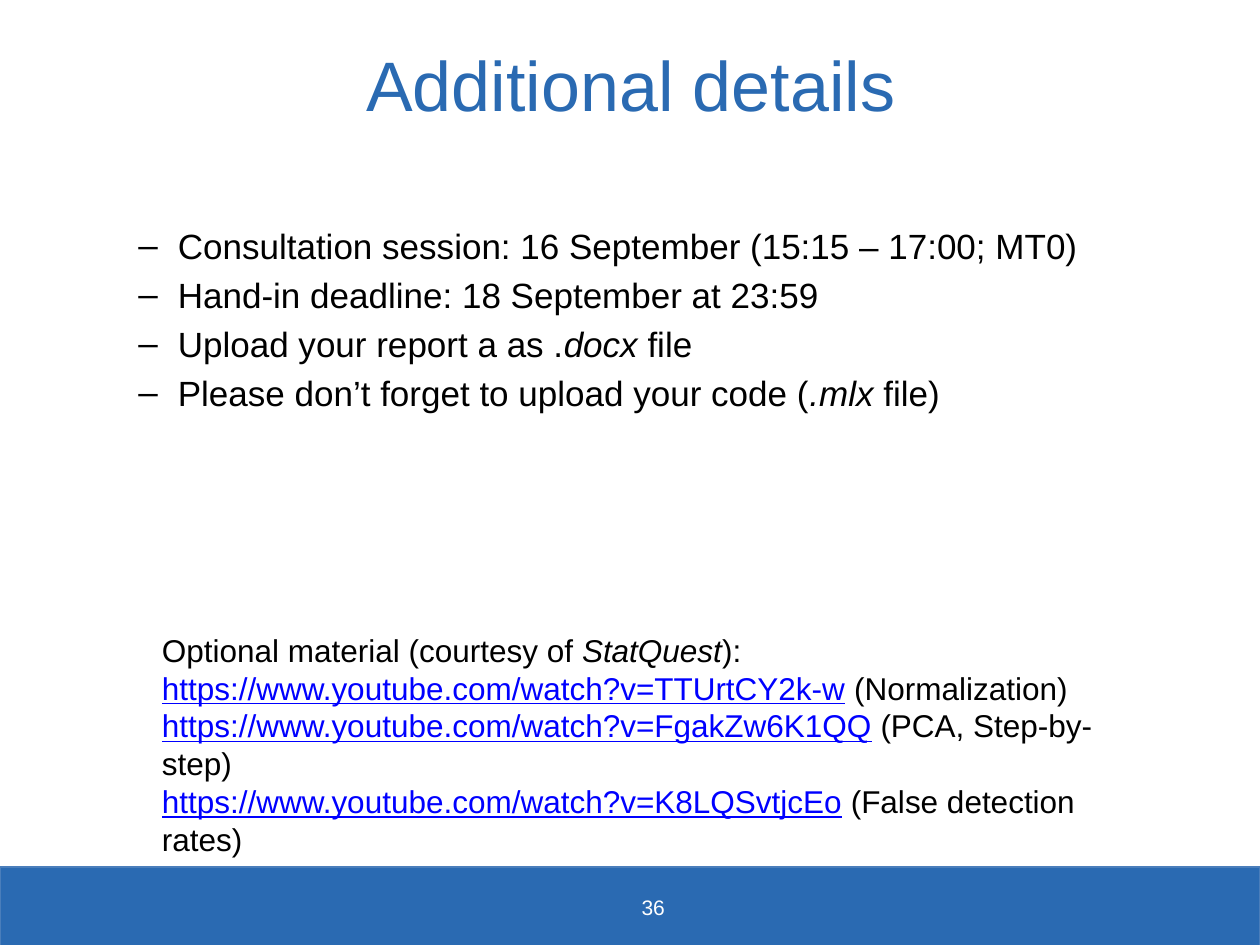
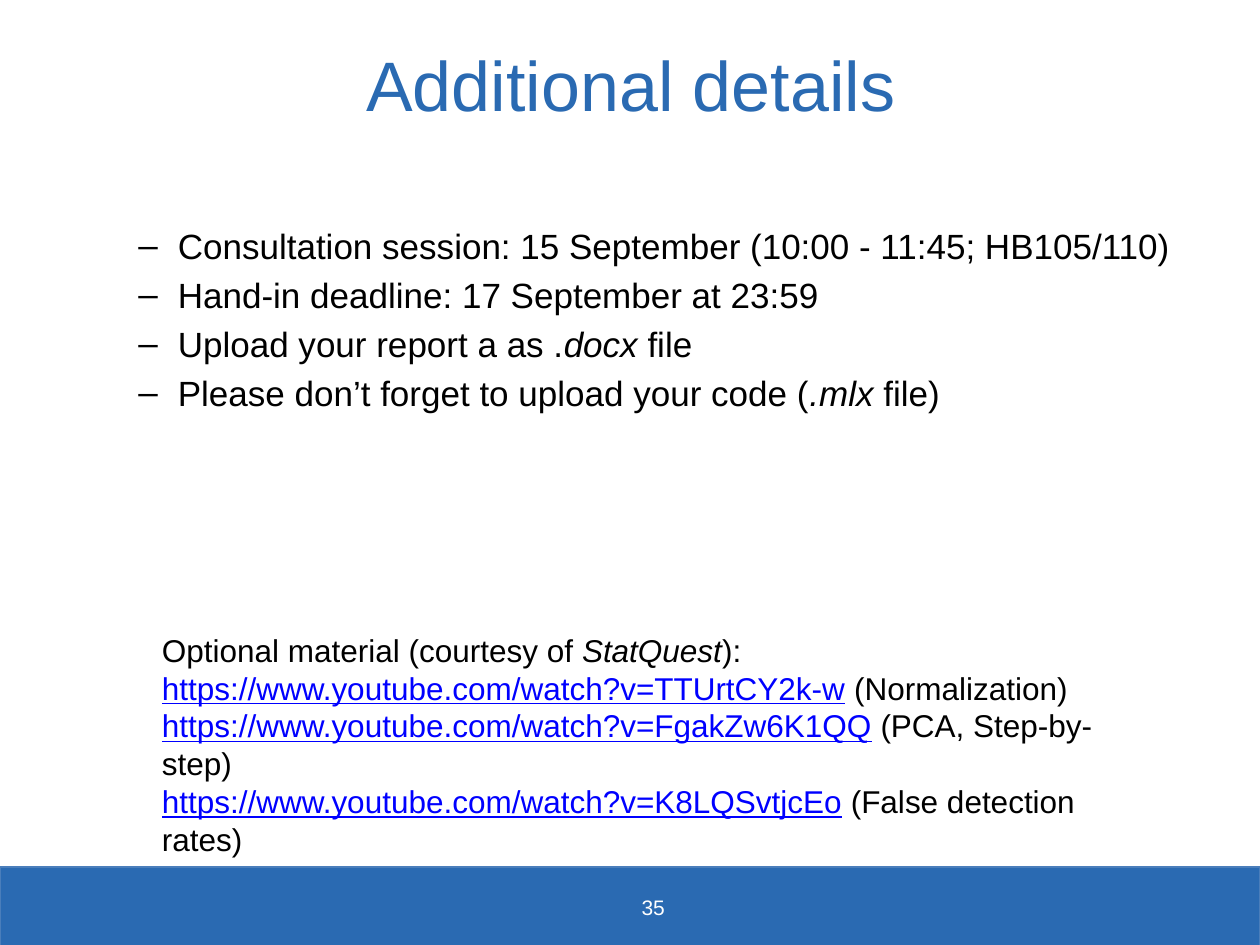
Before and after one commit to SysBioChalmers/KMG060-Systems-Biology-course, a slide deck: slide 35 of Exercise1_RNAseq_Analysis/KMG060-Exercise1.pptx (slide 36 before the commit). Drawn at 1260x945 pixels with LibreOffice and Linux fonts; fonts in the diff are those of the drawing; background and template pictures are left out. Boxes give left, top, right and bottom in pixels: in the first picture for what was removed or moved away, otherwise in the second. Text is boxed around its words. In the diff, an @@ line names an element or a change of style, - is before the commit and + after.

```diff
--- a/Exercise1_RNAseq_Analysis/KMG060-Exercise1.pptx
+++ b/Exercise1_RNAseq_Analysis/KMG060-Exercise1.pptx
@@ text at (x1=178, y1=233, x2=1169, y2=315): text changed @@
-  – Consultation session: 16 September (15:15 – 17:00; MT0)
-  – Hand-in deadline: 18 September at 23:59
+  – Consultation session: 15 September (10:00 - 11:45; HB105/110)
+  – Hand-in deadline: 17 September at 23:59
@@ page number at (x1=642, y1=900, x2=665, y2=915): text changed @@
-36
+35
```
Also in this commit, not shown: 13 other slides changed, 1 slide removed.
